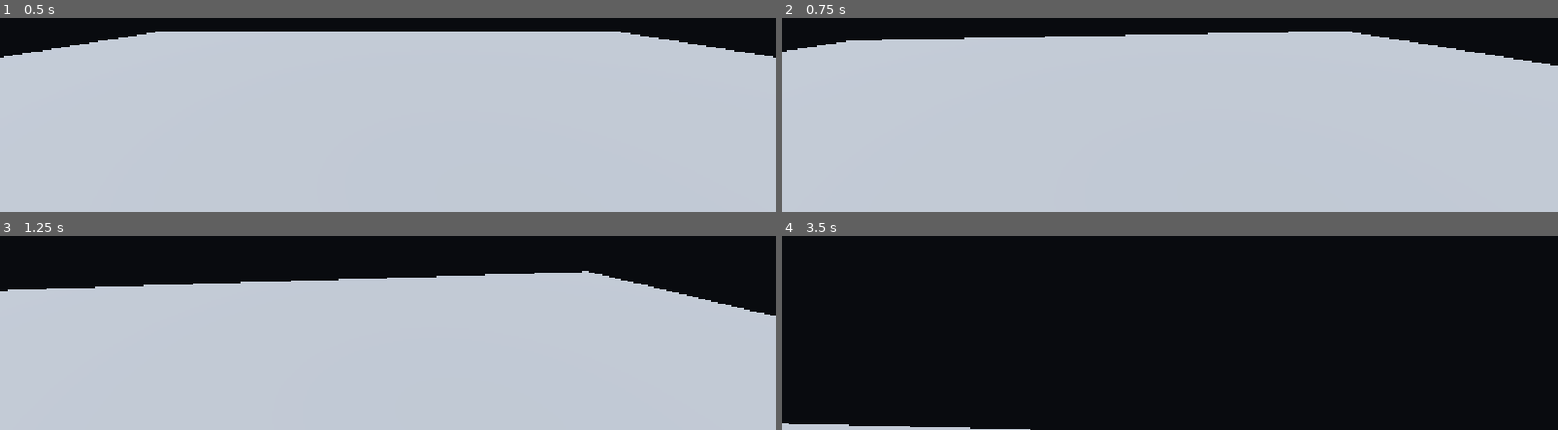
Above: before the commit, frames 1-4 (two rows, left to right).
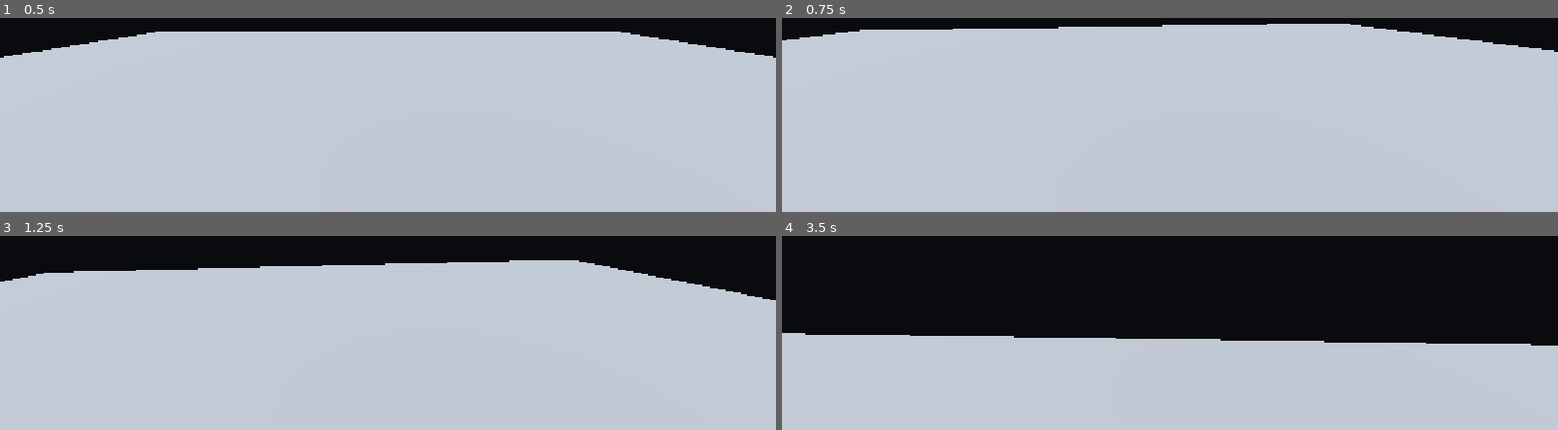
Above: after the commit, the same moments.

Repository: Nexora-Apparel/VELTRIX-WARFARE
Game: Godot game, scene res://scenes/main.tscn
Same seed, same stepped clock (60 frames per second), same inputs: the game is played once before the commit and once after it.
Inputs (mouse positions are in pixels of both pictures, inside the frame that each line leads up to):
- Up to frame 1 (0.5 s): no input
- Up to frame 2 (0.75 s): tap Enter at 0.5 s; move the mouse to (outside the picture) at 0.52 s; hold W (move_forward) from 0.53 s (still down); hold Ctrl from 0.53 s (still down); click (outside the picture) at 0.67 s
- Up to frame 3 (1.25 s): keep holding W (move_forward); keep holding Ctrl; tap Space (jump) at 0.77, 1.07 s; tap Shift at 0.8 s
- Up to frame 4 (3.5 s): keep holding W (move_forward); move the mouse to (outside the picture) at 1.27 s; release Ctrl at 1.28 s; tap Shift at 1.35, 3.05 s; click (outside the picture) at 1.42 s; tap Space (jump) at 1.52, 1.55, 1.82, 2.1, 3.02, 3.32 s; move the mouse to (outside the picture) at 2.02 s; hold Ctrl 2.03-2.78 s; click (outside the picture) at 2.17 s; move the mouse to (outside the picture) at 2.77 s; tap Ctrl at 2.85 s; click (outside the picture) at 2.92 s

Frame 1 is identical in both runs. In frame 2, 4.9% of the frame differs, in the area x 0-100%, y 3-25%; in frame 3, 7.1%; in frame 4, 46%, in the area x 0-100%, y 50-100%.
Error after the commit: Parse Error: Identifier "NOTIFICATION_RESIZED" not declared in the current scope. (res://scripts/mobile_controls.gd:25)

Commit message:
Upgrade FPS controller for mobile touch movement and tactical movement

Diff:
--- a/scripts/player_controller.gd
+++ b/scripts/player_controller.gd
@@ -1,48 +1,83 @@
 extends CharacterBody3D
 class_name VeltrixPlayerController
 
-## Initial desktop-test controller. Mobile touch controls are a separate next milestone.
+## Desktop and Android first-person controller.
+## Android uses a left virtual joystick and right-side touch-look surface.
 
-@export var move_speed: float = 5.0
+@export var walk_speed: float = 5.0
+@export var sprint_speed: float = 7.4
+@export var crouch_speed: float = 2.8
 @export var jump_velocity: float = 4.5
 @export var mouse_sensitivity: float = 0.002
+@export var touch_sensitivity: float = 0.004
 @export var look_limit_degrees: float = 85.0
+@export var standing_camera_height: float = 1.55
+@export var crouching_camera_height: float = 1.05
 
 @onready var camera_pivot: Node3D = $CameraPivot
+@onready var mobile_controls: VeltrixMobileControls = get_node_or_null("../MobileControls")
 
 var gravity: float = ProjectSettings.get_setting("physics/3d/default_gravity")
 
 func _ready() -> void:
-	if not OS.has_feature("android"):
+	if not OS.has_feature("mobile") and not OS.has_feature("android") and not OS.has_feature("ios"):
 		Input.mouse_mode = Input.MOUSE_MODE_CAPTURED
 
 func _unhandled_input(event: InputEvent) -> void:
 	if event is InputEventMouseMotion and Input.mouse_mode == Input.MOUSE_MODE_CAPTURED:
-		rotate_y(-event.relative.x * mouse_sensitivity)
-		camera_pivot.rotate_x(-event.relative.y * mouse_sensitivity)
-		camera_pivot.rotation.x = clampf(
-			camera_pivot.rotation.x,
-			deg_to_rad(-look_limit_degrees),
-			deg_to_rad(look_limit_degrees)
-		)
+		_apply_look(event.relative, mouse_sensitivity)
 	elif event is InputEventKey and event.pressed and event.keycode == KEY_ESCAPE:
 		Input.mouse_mode = Input.MOUSE_MODE_VISIBLE
+	elif event is InputEventMouseButton and event.pressed and event.button_index == MOUSE_BUTTON_LEFT:
+		if Input.mouse_mode == Input.MOUSE_MODE_VISIBLE:
+			Input.mouse_mode = Input.MOUSE_MODE_CAPTURED
+
+func _apply_look(relative: Vector2, sensitivity: float) -> void:
+	rotate_y(-relative.x * sensitivity)
+	camera_pivot.rotate_x(-relative.y * sensitivity)
+	camera_pivot.rotation.x = clampf(
+		camera_pivot.rotation.x,
+		deg_to_rad(-look_limit_degrees),
+		deg_to_rad(look_limit_degrees)
+	)
 
 func _physics_process(delta: float) -> void:
 	if not is_on_floor():
 		velocity.y -= gravity * delta
 
-	if Input.is_action_just_pressed("jump") and is_on_floor():
+	var mobile_move := Vector2.ZERO
+	var mobile_sprint := false
+	var mobile_crouch := false
+	var mobile_jump := false
+	if mobile_controls != null:
+		mobile_move = mobile_controls.get_move_vector()
+		_apply_look(mobile_controls.consume_look_delta(), touch_sensitivity)
+		mobile_sprint = mobile_controls.is_sprinting()
+		mobile_crouch = mobile_controls.is_crouching()
+		mobile_jump = mobile_controls.consume_jump()
+
+	if (Input.is_action_just_pressed("jump") or mobile_jump) and is_on_floor():
 		velocity.y = jump_velocity
 
 	var input_vector := Input.get_vector("move_left", "move_right", "move_forward", "move_back")
+	if mobile_move.length() > 0.08:
+		input_vector = mobile_move
 	var direction := (transform.basis * Vector3(input_vector.x, 0.0, input_vector.y)).normalized()
 
+	var crouching := mobile_crouch or Input.is_key_pressed(KEY_CTRL)
+	var sprinting := (mobile_sprint or Input.is_key_pressed(KEY_SHIFT)) and not crouching
+	var active_speed := crouch_speed if crouching else (sprint_speed if sprinting else walk_speed)
+	camera_pivot.position.y = move_toward(
+		camera_pivot.position.y,
+		crouching_camera_height if crouching else standing_camera_height,
+		delta * 3.5
+	)
+
 	if direction:
-		velocity.x = direction.x * move_speed
-		velocity.z = direction.z * move_speed
+		velocity.x = direction.x * active_speed
+		velocity.z = direction.z * active_speed
 	else:
-		velocity.x = move_toward(velocity.x, 0.0, move_speed)
-		velocity.z = move_toward(velocity.z, 0.0, move_speed)
+		velocity.x = move_toward(velocity.x, 0.0, active_speed)
+		velocity.z = move_toward(velocity.z, 0.0, active_speed)
 
 	move_and_slide()
